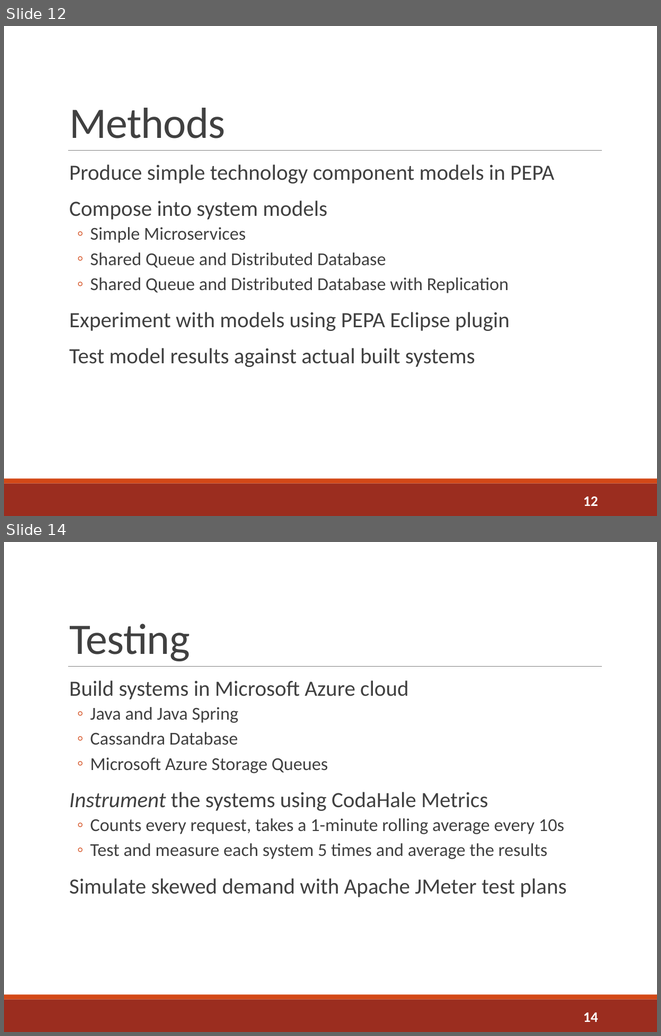
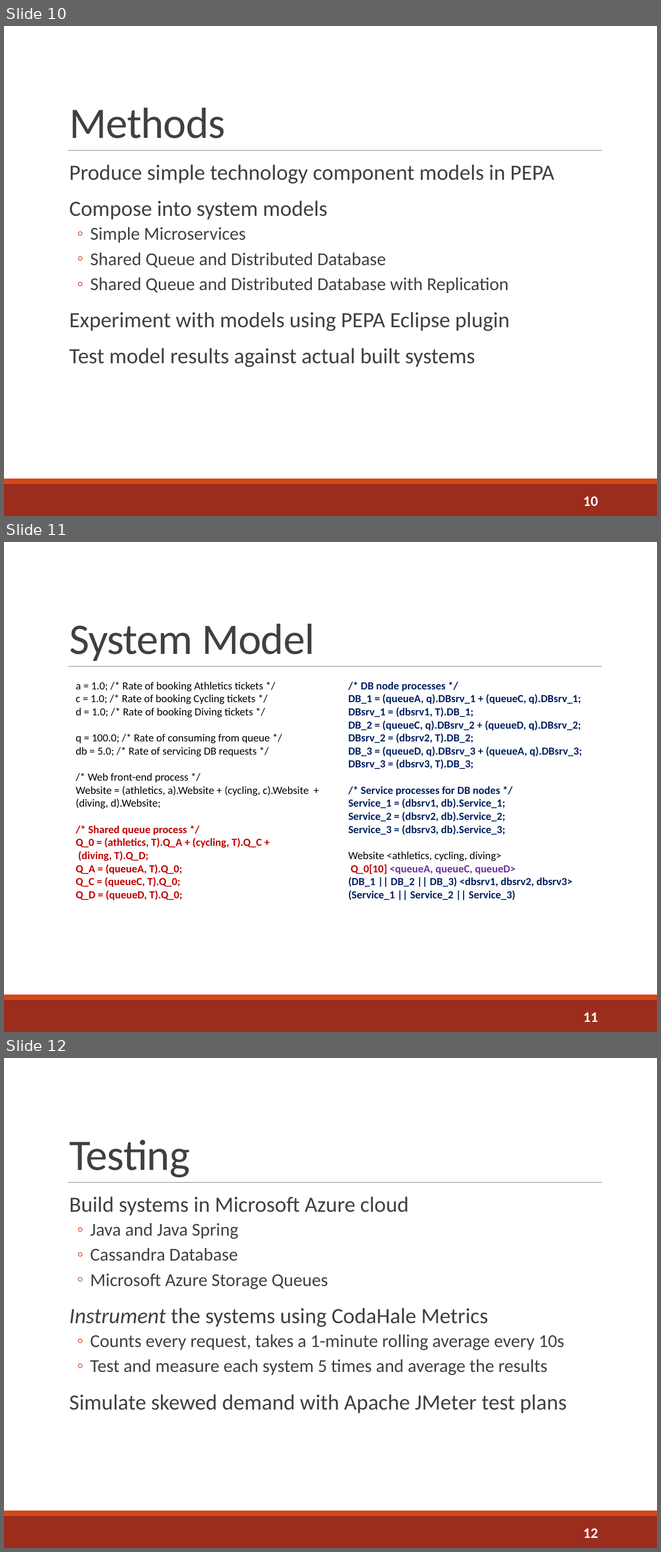
Before and after one commit to sshephard2/skewed-modelling, a slide deck: Presentation/Performance modelling of skewed demand in complex systems.pptx. Shown one above the other, each under a label of ours: slides 12 and 14 before the commit, slides 10, 11 and 12 after it; the slides between them are not shown. The pictures are 661x1036 and 661x1552 pixels, drawn with LibreOffice and Linux fonts; fonts in the diff are those of the drawing. Boxes give left, top, right and bottom in pixels: in the first picture for what was removed or moved away, otherwise in the second. Text is boxed around its words. In the diff, an @@ line names an element or a change of style, - is before the commit and + after.

```diff
--- a/Presentation/Performance modelling of skewed demand in complex systems.pptx
+++ b/Presentation/Performance modelling of skewed demand in complex systems.pptx
@@ slide 11 added at [4, 542, 657, 1032], background #FFFFFF; not listed: 3 template elements that a slide beside it also shows @@
@@ title added at [69, 624, 315, 661], 48 pt, text #404040 @@
+System Model
@@ text added at [76, 681, 582, 900], 12 pt, text #002060, bold @@
+a = 1.0; /* Rate of booking Athletics tickets */
+c = 1.0; /* Rate of booking Cycling tickets */
+d = 1.0; /* Rate of booking Diving tickets */
+q = 100.0; /* Rate of consuming from queue */
+db = 5.0; /* Rate of servicing DB requests */
+/* Web front-end process */
+Website = (athletics, a).Website + (cycling, c).Website + (diving, d).Website;
+/* Shared queue process */
+Q_0 = (athletics, T).Q_A + (cycling, T).Q_C +
+(diving, T).Q_D;
+Q_A = (queueA, T).Q_0;
+Q_C = (queueC, T).Q_0;
+Q_D = (queueD, T).Q_0;
+/* DB node processes */
+DB_1 = (queueA, q).DBsrv_1 + (queueC, q).DBsrv_1;
+DBsrv_1 = (dbsrv1, T).DB_1;
+DB_2 = (queueC, q).DBsrv_2 + (queueD, q).DBsrv_2;
+DBsrv_2 = (dbsrv2, T).DB_2;
+DB_3 = (queueD, q).DBsrv_3 + (queueA, q).DBsrv_3;
+DBsrv_3 = (dbsrv3, T).DB_3;
+/* Service processes for DB nodes */
+Service_1 = (dbsrv1, db).Service_1;
+Service_2 = (dbsrv2, db).Service_2;
+Service_3 = (dbsrv3, db).Service_3;
+Website <athletics, cycling, diving>
+Q_0[10] <queueA, queueC, queueD>
+(DB_1 || DB_2 || DB_3) <dbsrv1, dbsrv2, dbsrv3> (Service_1 || Service_2 || Service_3)
@@ page number added at [583, 1012, 598, 1022], 16 pt, text #FFFFFF, bold @@
+11
@@ what was slide 12 is now slide 10 @@
@@ page number at [583, 496, 598, 506]: text changed @@
-12
+10
@@ what was slide 14 is now slide 12 @@
@@ page number at [583, 1528, 598, 1538]: text changed @@
-14
+12
```
Also in this commit, not shown: 5 slides changed, 2 other slides added, 4 slides removed.
